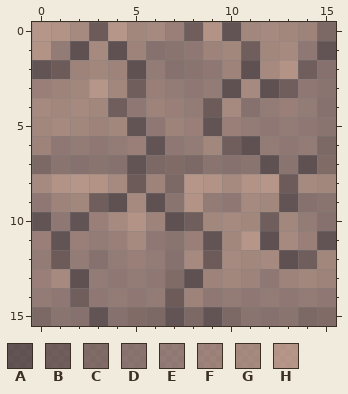
Pixel-art sprite: textures/tms_smokey_quartz_cracked_brick.png. Above is the file before it was changed.
The file is 16x16 pixels. Colours within 5 levels of each other are drawn and written as one.
Palette (. is transparent): A #43372ec1  B #554639c1  C #6a5746c1  D #766353c1  E #836c5ac1  F #907660c1  G #9c8067c1  H #b19074c1
Pixels before, first column x 0:
 0 HHGBHGGFBHAGGGFC
 1 HEAGAFDDEFGBGGEA
 2 ABFGFAEDDEFAGHBD
 3 FFGHGBFEEEAGABED
 4 GGGGBEFFEBGDEFED
 5 GGGFGAEFFAFEEEED
 6 FEEEEFAEEGBAEEEC
 7 CDDDDACCCDDDADAC
 8 GHHHGBFCHHGHHBGG
 9 EFGBAGADHEEGGADD
10 AEAFGHFABGGGBGED
11 FAFEFGEDFAGHAGFA
12 EBEDEFEDGBGGGABG
13 FGAEEEECAFGFEFGF
14 EEBEEEEBFEEEEEEE
15 CDDADCCACACDDDCC
The result:
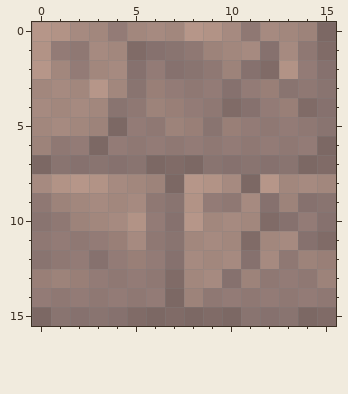
Diff:
Colour A gives way to colour C in row 1 at x 15; in row 7 at x 14; in row 11 at x 15; in row 15 at x 7 and 9.
Colour B gives way to colour C in row 10 at x 12; in row 14 at x 7.
Colour E gives way to colour C in row 4 at x 14; in row 6 at x 3.
Colour F gives way to colour C in row 1 at x 5.
Colour G gives way to colour C in row 2 at x 12; in row 4 at x 10; in row 5 at x 4.
Colour H gives way to colour C in row 8 at x 11; in row 11 at x 11.
Colour A gives way to colour D in row 2 at x 5 and 11; in row 3 at x 10; in row 5 at x 9; in row 7 at x 5 and 12; in row 10 at x 0 and 7; in row 15 at x 3.
Colour B gives way to colour D in row 3 at x 5 and 13; in row 4 at x 4.
Colour E gives way to colour D in row 12 at x 0.
Colour F gives way to colour D in row 11 at x 14.
Colour G gives way to colour D in row 1 at x 12; in row 9 at x 12; in row 10 at x 13; in row 12 at x 11; in row 13 at x 10.
Colour A gives way to colour E in row 1 at x 2; in row 5 at x 5; in row 6 at x 6 and 11; in row 9 at x 6; in row 11 at x 1; in row 12 at x 13.
Colour B gives way to colour E in row 2 at x 14; in row 4 at x 9; in row 6 at x 10; in row 12 at x 1; in row 14 at x 2.
Colour F gives way to colour E in row 2 at x 2; in row 6 at x 5; in row 10 at x 6; in row 11 at x 0 and 2; in row 13 at x 13.
Colour G gives way to colour E in row 0 at x 11; in row 3 at x 11; in row 6 at x 9; in row 13 at x 14.
Colour H gives way to colour E in row 0 at x 4.
Colour A gives way to colour F in row 3 at x 12; in row 9 at x 13; in row 10 at x 2; in row 13 at x 2.
Colour B gives way to colour F in row 12 at x 14.
Colour G gives way to colour F in row 12 at x 15; in row 13 at x 1.
Colour A gives way to colour G in row 0 at x 10; in row 1 at x 4; in row 9 at x 4; in row 11 at x 9 and 12; in row 13 at x 8.
Colour B gives way to colour G in row 0 at x 3; in row 1 at x 11; in row 2 at x 1; in row 8 at x 5 and 13; in row 9 at x 3; in row 12 at x 9.
Colour F gives way to colour G in row 0 at x 7; in row 2 at x 4; in row 3 at x 0 to 1; in row 10 at x 3; in row 11 at x 8; in row 13 at x 9.
Colour A gives way to colour H in row 2 at x 0.
Colour B gives way to colour H in row 0 at x 8; in row 10 at x 8.
Where, in picture pixels (left, top, right, bottom), the same in both pictures:
changed: (32, 22, 336, 326)
